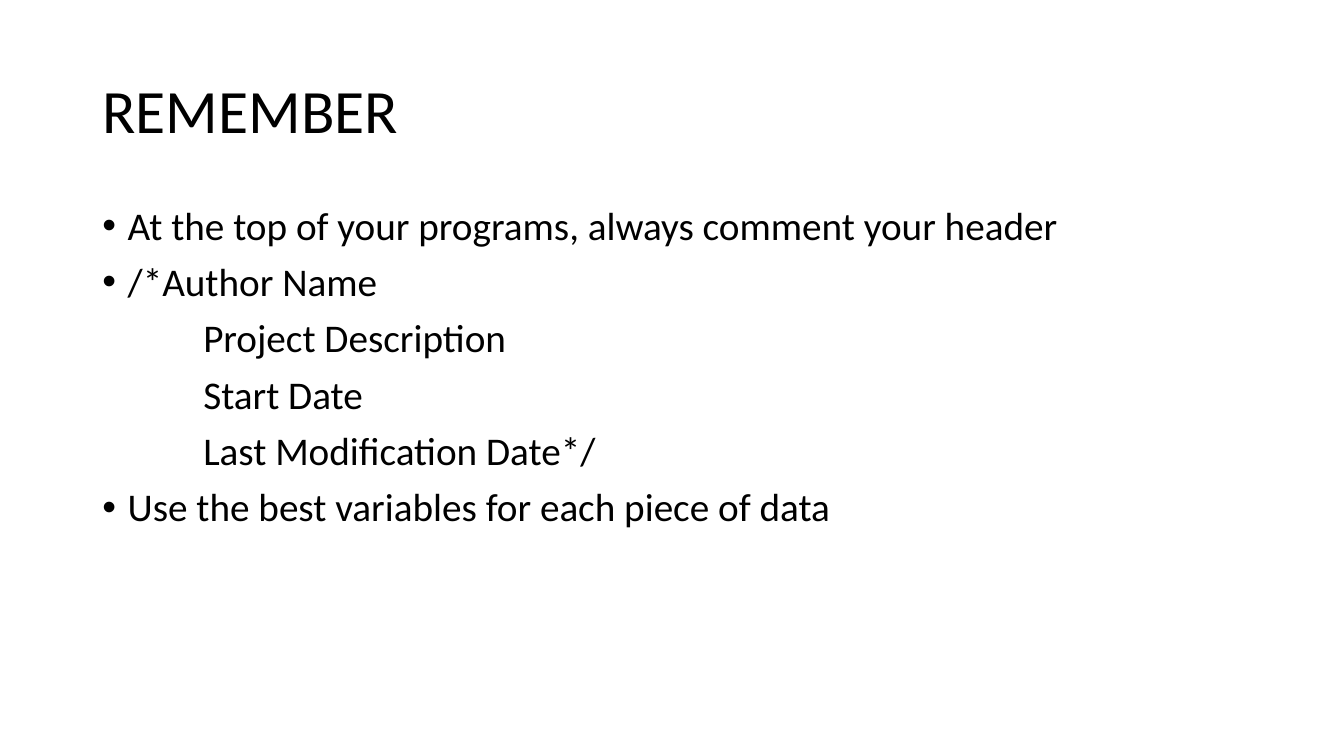
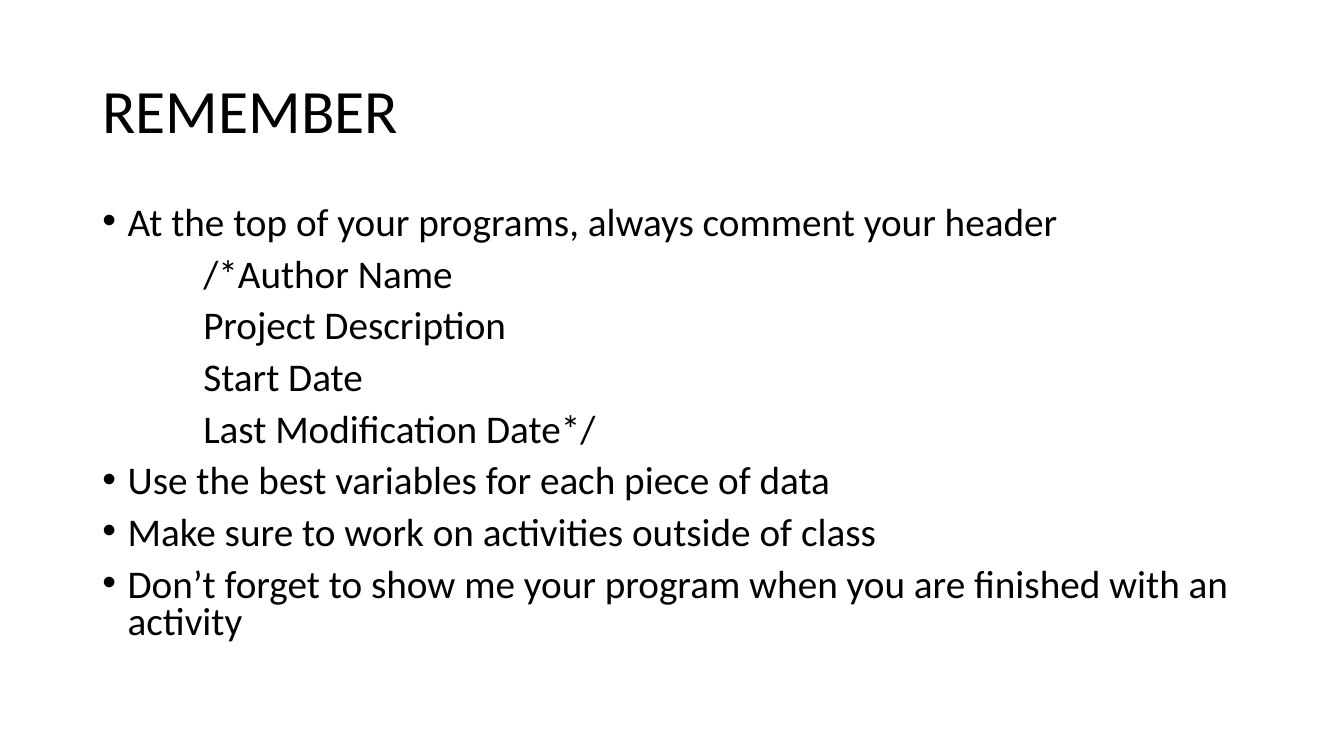
Before and after one commit to kingsman142/CS0007-UTA, a slide deck: slide 3 of Powerpoints/CS0007 Week 4.pptx. Drawn at 1344x756 pixels with LibreOffice and Linux fonts; fonts in the diff are those of the drawing. Boxes give left, top, right and bottom in pixels: in the first picture for what was removed or moved away, otherwise in the second. Text is boxed around its words. In the diff, an @@ line names an element or a change of style, - is before the commit and + after.

Commit message:
updated week 4 powerpoint again
week 4

```diff
--- a/Powerpoints/CS0007 Week 4.pptx
+++ b/Powerpoints/CS0007 Week 4.pptx
@@ text at [128, 208, 1057, 501]: line spacing 0.9 to 0.8; bullet • to none @@
@@ text at [128, 518, 1228, 642]: paragraphs added @@
+• Make sure to work on activities outside of class
+• Don’t forget to show me your program when you are finished with an activity
```
